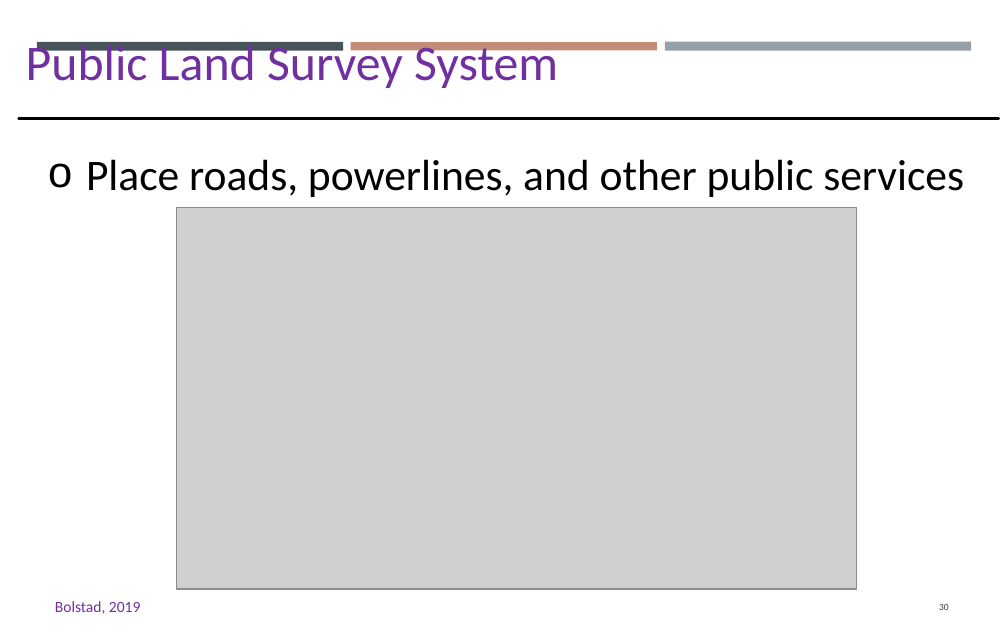
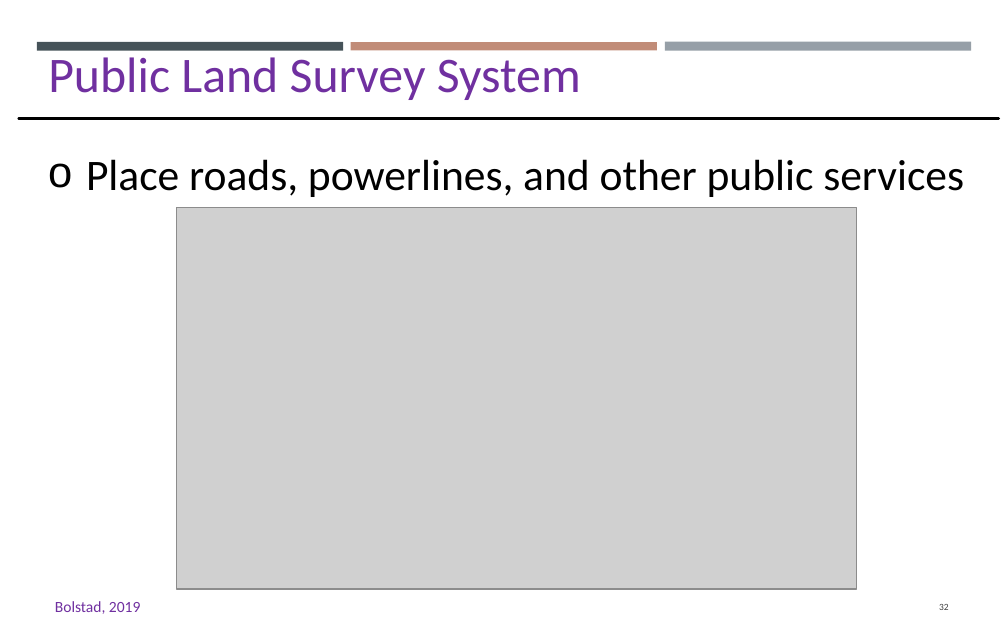
Before and after one commit to gisynw/GIS_I, a slide deck: slide 32 of docs/Lectures/Week03/Lecture02_GEOG2475_Datum_Thursday.pptx (slide 30 before the commit). Drawn at 1008x630 pixels with LibreOffice and Linux fonts; fonts in the diff are those of the drawing; grey boxes stand for pictures. Boxes give left, top, right and bottom in pixels: in the first picture for what was removed or moved away, otherwise in the second. Text is boxed around its words. In the diff, an @@ line names an element or a change of style, - is before the commit and + after.

```diff
--- a/docs/Lectures/Week03/Lecture02_GEOG2475_Datum_Thursday.pptx
+++ b/docs/Lectures/Week03/Lecture02_GEOG2475_Datum_Thursday.pptx
@@ text "Public Land Survey System": place and size @@
-text "Public Land Survey System" at [26,42,558,88]
+text "Public Land Survey System" at [48,57,581,100]
@@ page number at [939,604,949,610]: text changed @@
-30
+32
```
Also in this commit, not shown: 10 other slides changed, 5 slides added, 2 slides removed, 2 other files.
